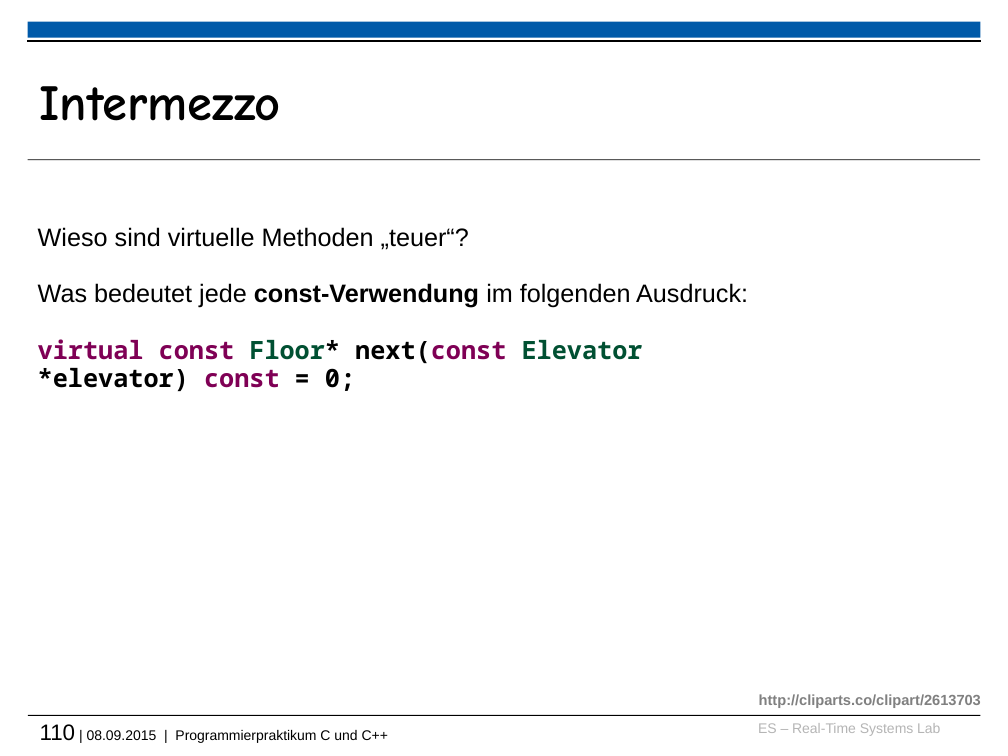
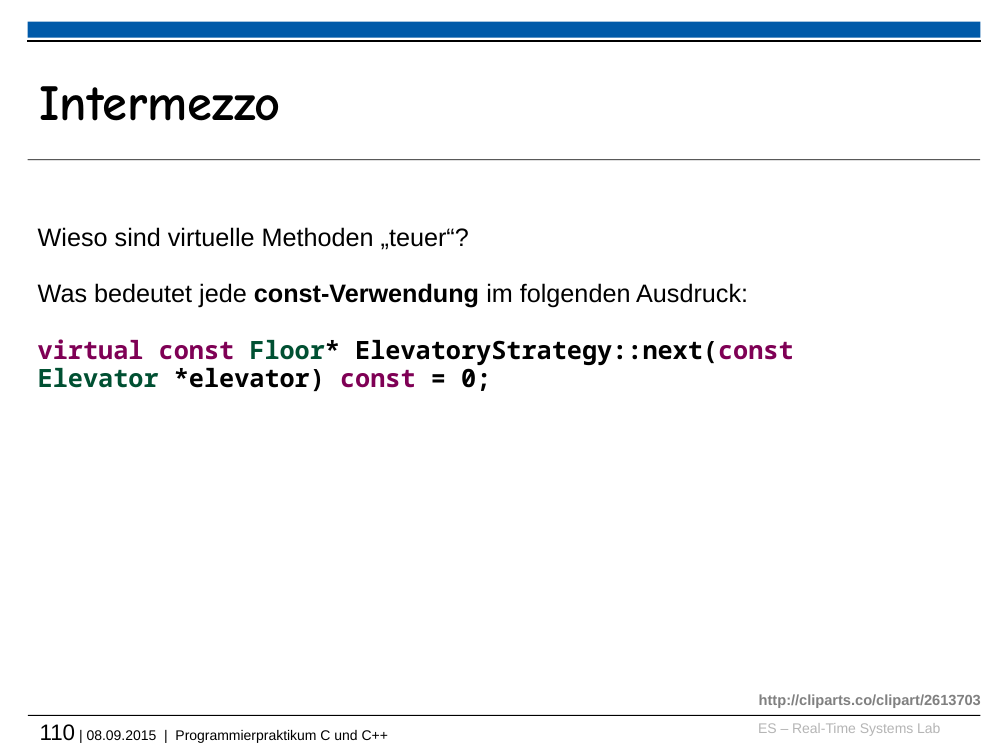
Before and after one commit to h82k/tud-cppp, a slide deck: slide 110 of vorlesung/cppp_lecture.pptx. Drawn at 1008x756 pixels with LibreOffice and Linux fonts; fonts in the diff are those of the drawing; background and template pictures are left out. Boxes give left, top, right and bottom in pixels: in the first picture for what was removed or moved away, otherwise in the second. Text is boxed around its words. In the diff, an @@ line names an element or a change of style, - is before the commit and + after.

```diff
--- a/vorlesung/cppp_lecture.pptx
+++ b/vorlesung/cppp_lecture.pptx
@@ text at (38, 339, 793, 391): text changed; text colour #7F0055 to #000000 @@
-virtual const Floor* next(const Elevator *elevator) const = 0;
+virtual const Floor* ElevatoryStrategy::next(const Elevator *elevator) const = 0;
```
